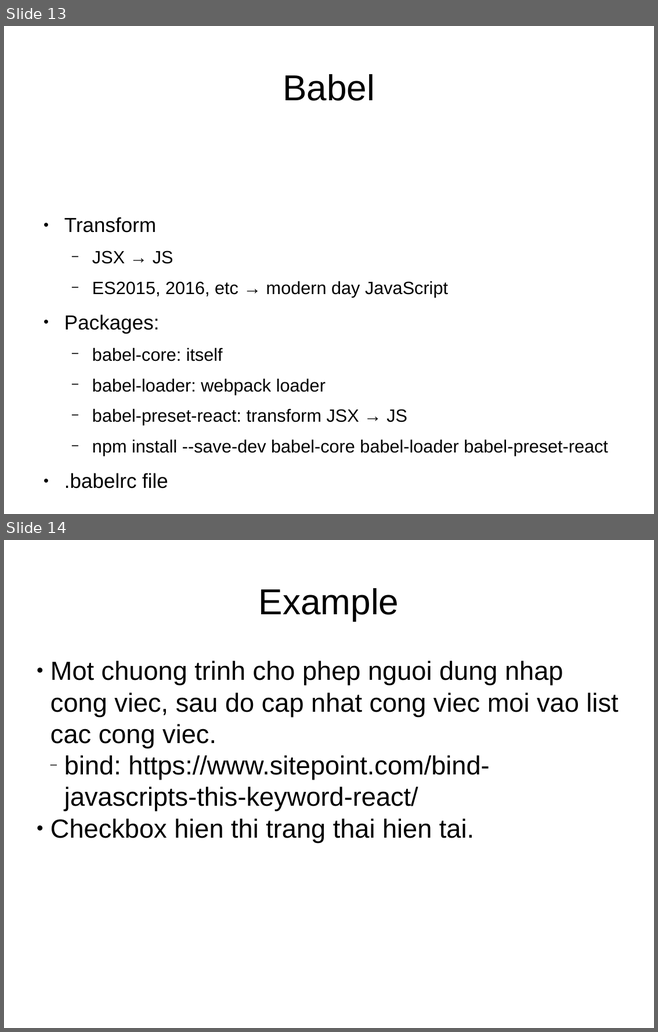
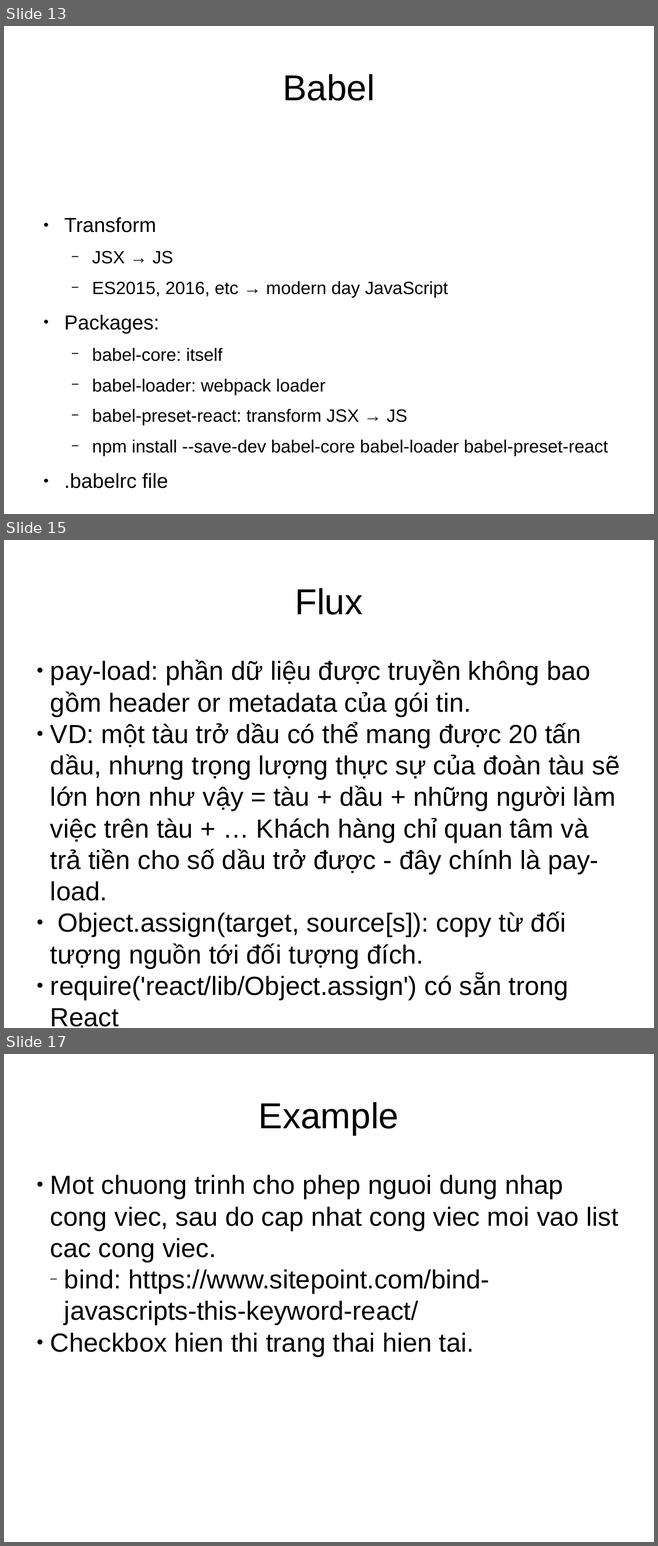
Before and after one commit to thanhvk/React, a slide deck: ReactJs.odp. Shown one above the other, each under a label of ours: slides 13 and 14 before the commit, slides 13, 15 and 17 after it; the slides between them are not shown. The pictures are 658x1032 and 658x1546 pixels, drawn with LibreOffice and Linux fonts; fonts in the diff are those of the drawing. Boxes give left, top, right and bottom in pixels: in the first picture for what was removed or moved away, otherwise in the second. Text is boxed around its words. In the diff, an @@ line names an element or a change of style, - is before the commit and + after.

Commit message:
Totolist use React Webpack

```diff
--- a/ReactJs.odp
+++ b/ReactJs.odp
@@ slide 15 added at (x1=4, y1=540, x2=654, y2=1028), background #FFFFFF @@
@@ title added at (x1=295, y1=588, x2=362, y2=615), 44 pt, text #000000 @@
+Flux
@@ subtitle added at (x1=50, y1=659, x2=619, y2=999), 32 pt, text #000000 @@
+● pay-load: phần dữ liệu được truyền không bao gồm header or metadata của gói tin.
+● VD: một tàu trở dầu có thể mang được 20 tấn dầu, nhưng trọng lượng thực sự của đoàn tàu sẽ lớn hơn như vậy = tàu + dầu + những người làm việc trên tàu + … Khách hàng chỉ quan tâm và trả tiền cho số dầu trở được - đây chính là pay-load.
+● Object.assign(target, source[s]): copy từ đối tượng nguồn tới đối tượng đích.
+● require('react/lib/Object.assign') có sẵn trong React
@@ what was slide 14 is now slide 17 @@
```
Also in this commit, not shown: 2 other slides added, 3 other files.
